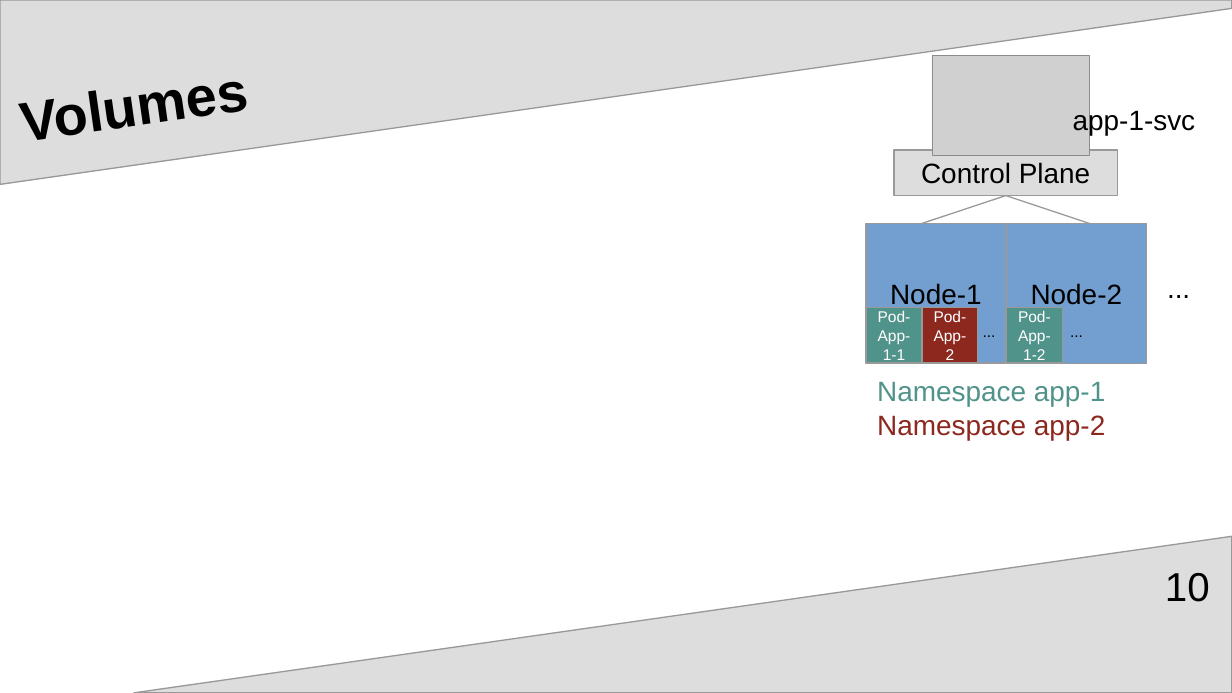
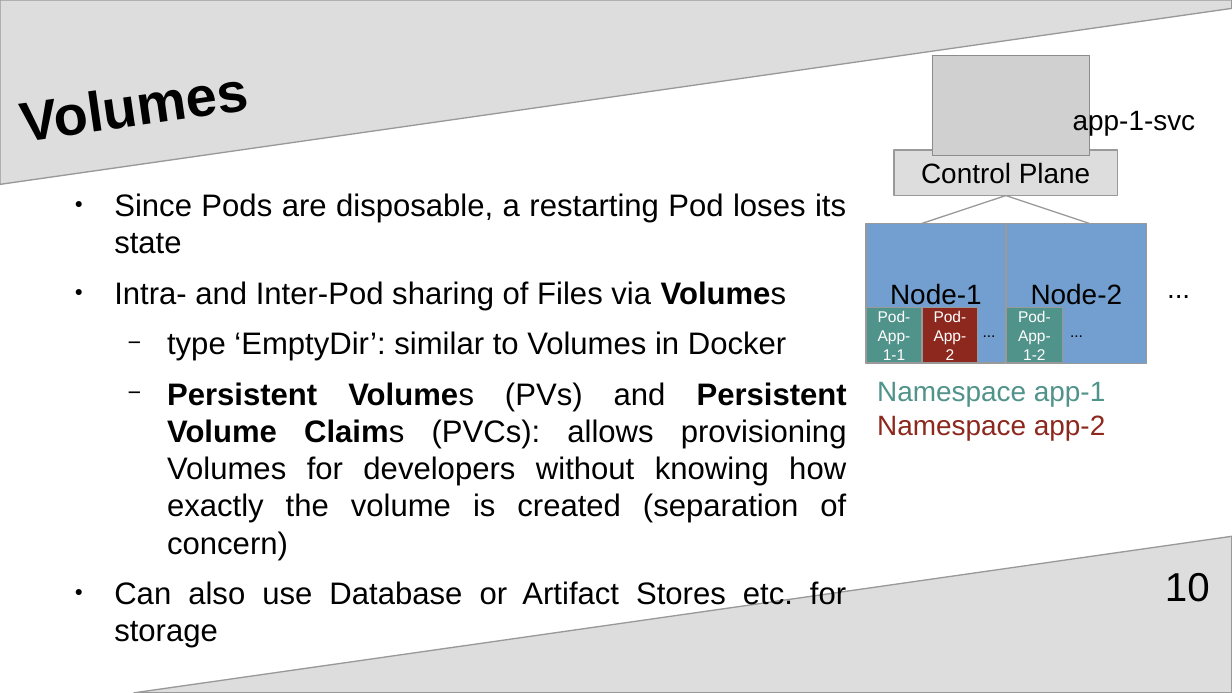
Before and after one commit to upart/cabinops, a slide deck: slide 10 of documentation/Introduction.odp. Drawn at 1232x693 pixels with LibreOffice and Linux fonts; fonts in the diff are those of the drawing; grey boxes stand for pictures. Boxes give left, top, right and bottom in pixels: in the first picture for what was removed or moved away, otherwise in the second. Text is boxed around its words. In the diff, an @@ line names an element or a change of style, - is before the commit and + after.

Commit message:
add next slides on volumes

```diff
--- a/documentation/Introduction.odp
+++ b/documentation/Introduction.odp
@@ text added at <box>114,193,847,648</box>, 20 pt, text #000000 @@
+● Since Pods are disposable, a restarting Pod loses its state
+● Intra- and Inter-Pod sharing of Files via Volumes
+  − type ‘EmptyDir’: similar to Volumes in Docker
+  − Persistent Volumes (PVs) and Persistent Volume Claims (PVCs): allows provisioning Volumes for developers without knowing how exactly the volume is created (separation of concern)
+● Can also use Database or Artifact Stores etc. for storage
```
Also in this commit, not shown: 5 other slides changed, 5 slides added, 4 other files.
